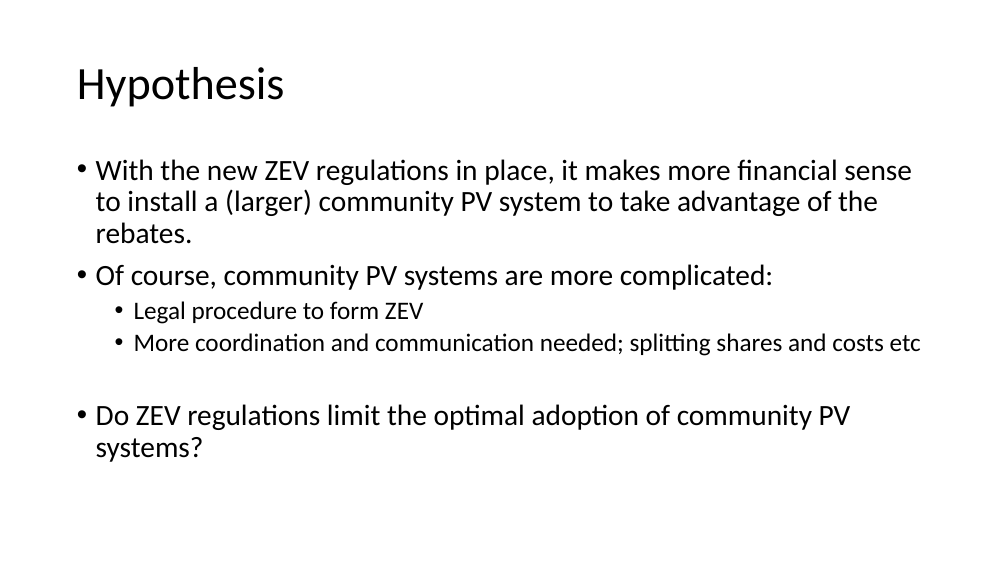
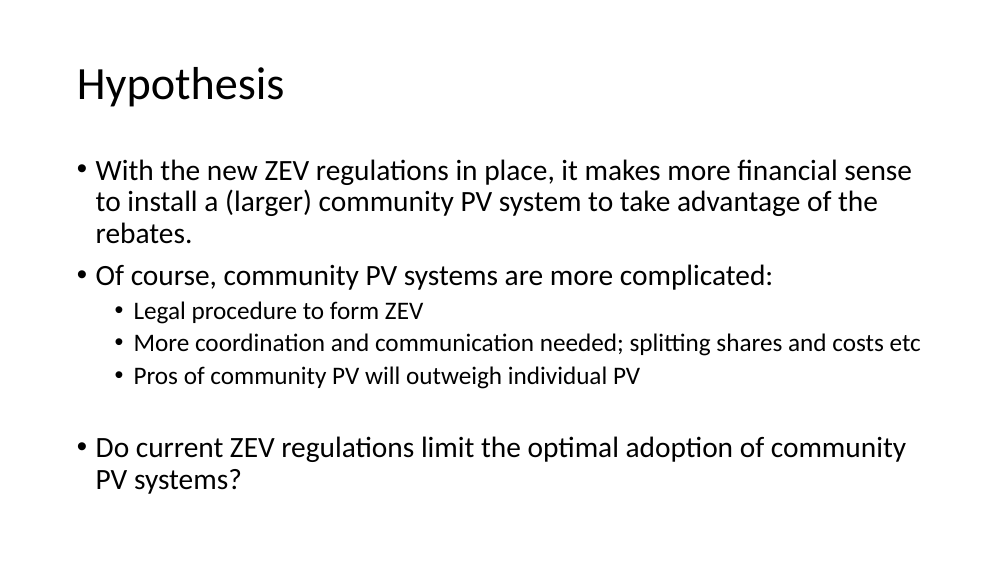
Before and after one commit to prakharmehta95/Thesis, a slide deck: slide 7 of PM/Presentations/PM_ThesisUpdates_Jan11.pptx. Drawn at 1008x567 pixels with LibreOffice and Linux fonts; fonts in the diff are those of the drawing. Boxes give left, top, right and bottom in pixels: in the first picture for what was removed or moved away, otherwise in the second. Text is boxed around its words. In the diff, an @@ line names an element or a change of style, - is before the commit and + after.

```diff
--- a/PM/Presentations/PM_ThesisUpdates_Jan11.pptx
+++ b/PM/Presentations/PM_ThesisUpdates_Jan11.pptx
@@ text at (96,366,906,494): text changed @@
-• Do ZEV regulations limit the optimal adoption of community PV systems?
+  • Pros of community PV will outweigh individual PV
+• Do current ZEV regulations limit the optimal adoption of community PV systems?
```
Also in this commit, not shown: 7 other slides changed, 1 slide removed, 7 other files.
